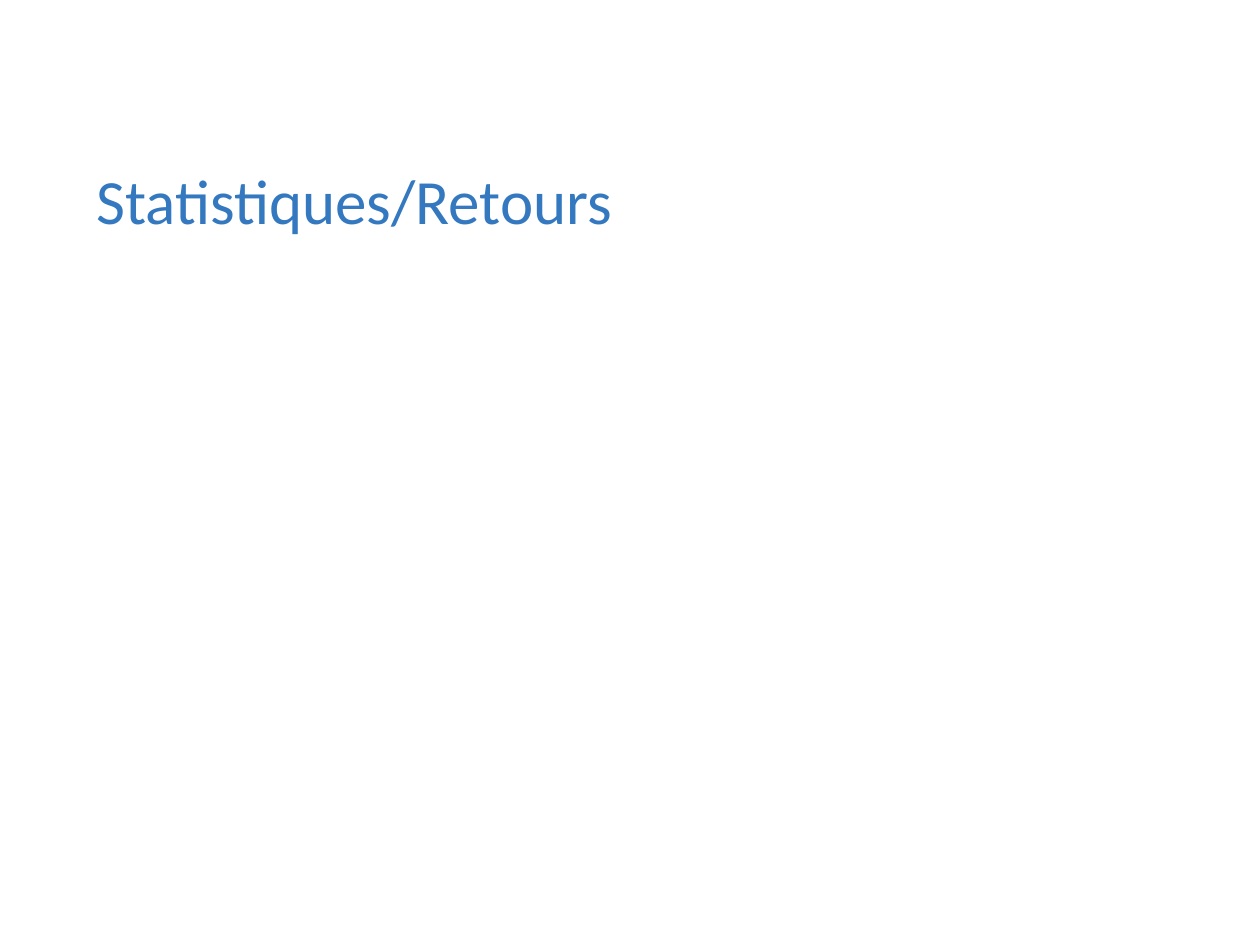
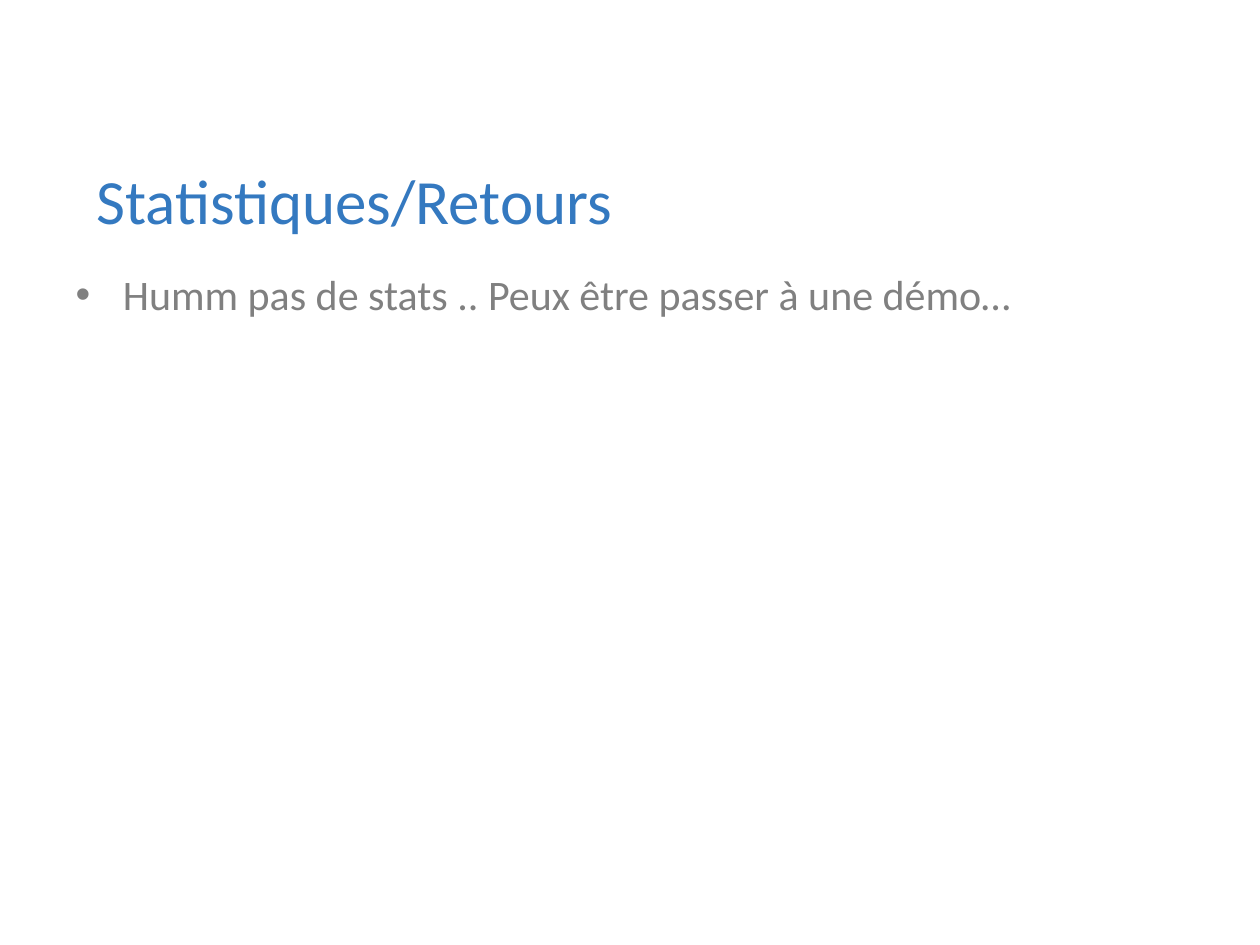
Before and after one commit to Riges/eip-silverlight, a slide deck: slide 10 of Docs/eip 10.09.11/myNETwork.pptx. Drawn at 1260x945 pixels with LibreOffice and Linux fonts; fonts in the diff are those of the drawing; background and template pictures are left out. Boxes give left, top, right and bottom in pixels: in the first picture for what was removed or moved away, otherwise in the second. Text is boxed around its words. In the diff, an @@ line names an element or a change of style, - is before the commit and + after.

```diff
--- a/Docs/eip 10.09.11/myNETwork.pptx
+++ b/Docs/eip 10.09.11/myNETwork.pptx
@@ text added at (123,281,1011,317), 24 pt, text #808080 @@
+• Humm pas de stats .. Peux être passer à une démo…
```
Also in this commit, not shown: 1 other slide changed.
